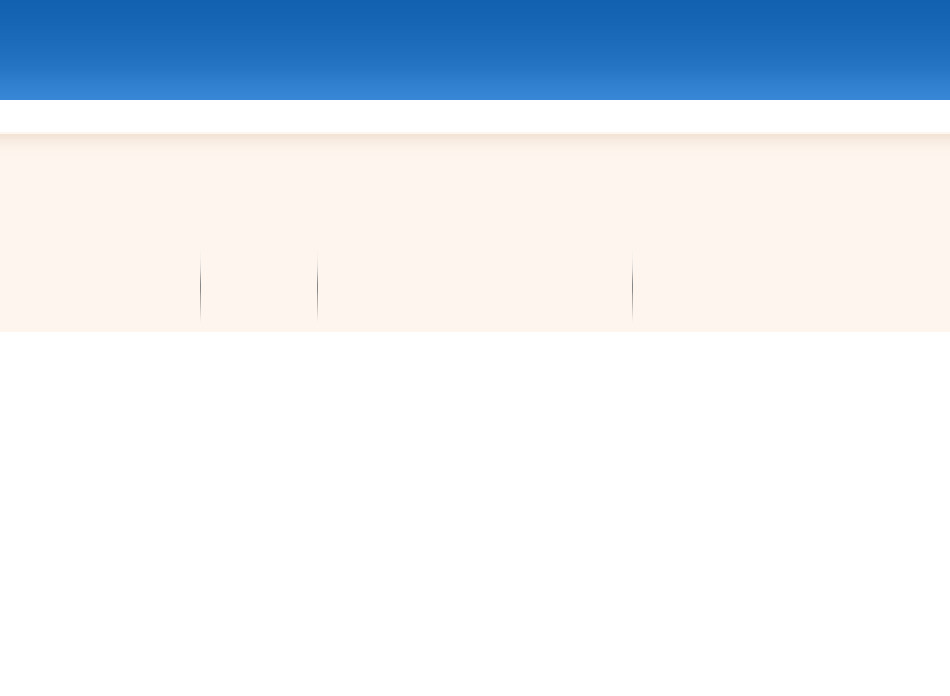
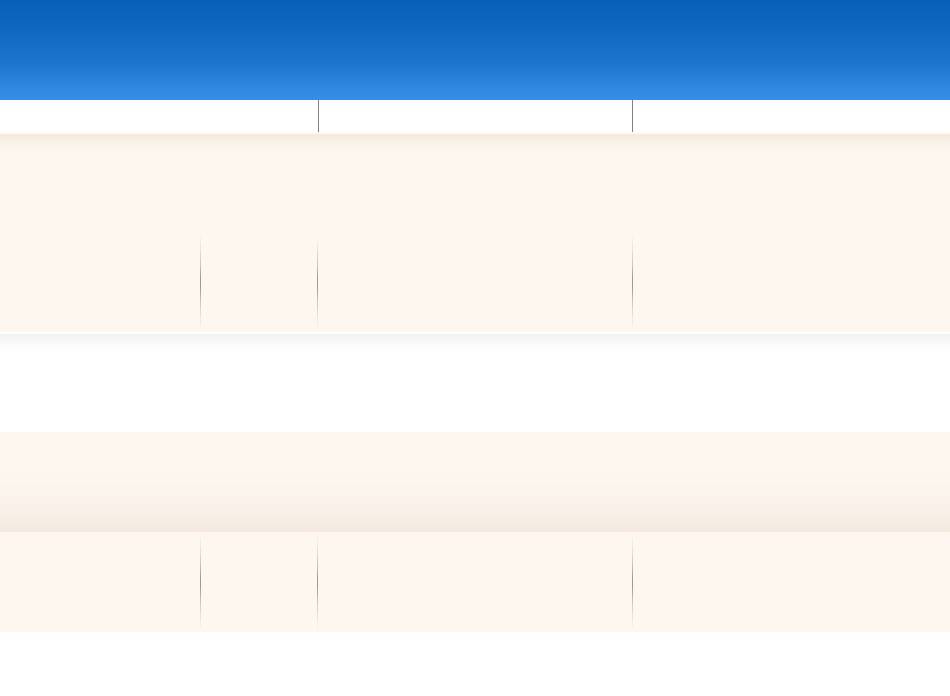
Revision of a layered 950×696 image; what changed, layer by layer:
added layer "navbar stroke" (multiply) above "navbar button" over (318, 100, 633, 132)
added layer "navbar button" (screen) above "navbar active" over (318, 100, 633, 132)
painted on "header" over (0, 0, 950, 100)
painted on "header widgets" over (0, 134, 950, 155)
painted on "header boxes" over (200, 235, 633, 330)
painted on "footer widgets" over (0, 432, 950, 532)
painted on "footer boxes" over (0, 532, 950, 632)
